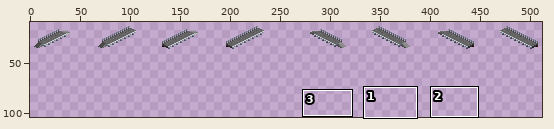
One commit to this pixel-art file: ase/request_stop.ase. Above, an overview of the earlier version with the close-up marked.
Close-up. Old version:
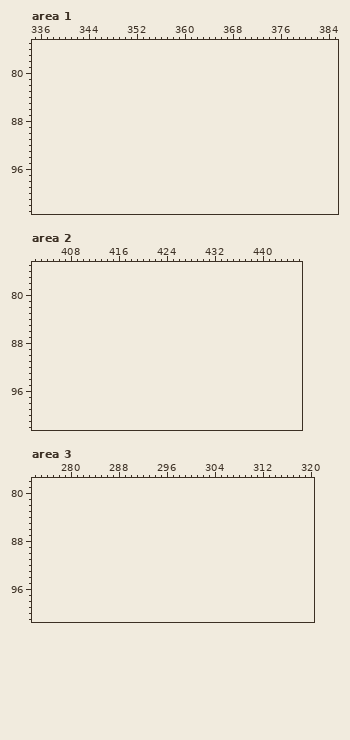
598x64 pixels, 1 frame. Shown: area 1: x 335..385, y 75..103; area 2: x 402..446, y 75..102; area 3: x 274..320, y 78..101. The old version is drawn lined up with the new one, on the new canvas. The wide view leaves out empty margins. The commit also changed other parts of the picture, which this record leaves out.
After the commit:
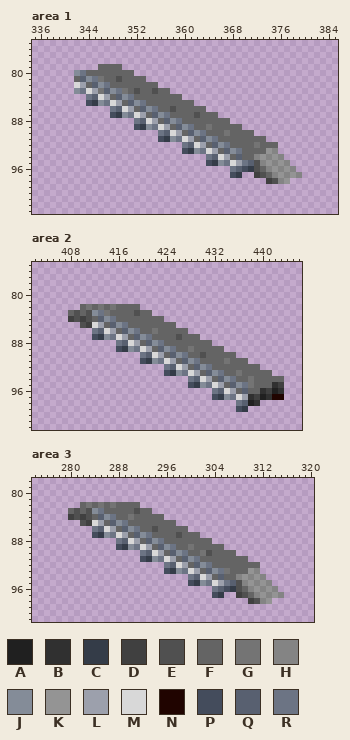
Palette (. is transparent): A #202020  B #303030  C #343c48  D #404040  E #505050  F #646464  G #747474  H #848484  J #848c98  K #949494  L #9ca0ac  M #d8d8d8  N #200400  P #444c5c  Q #586070  R #6c7484
Change:
canvas 598x64 -> 528x128 (the part of the old canvas that was cut away was empty and is not shown)
Area 1:
y 79: x 346..349 .... -> FFFF
y 80: x 342..351 .......... -> JRFFFFFFFF
y 81: x 342..353 ............ -> FQJRGFFEFFFF
y 82: x 342..355 .............. -> MLFQJRFFFFFFFF
y 83: x 342..357 ................ -> JRMLGQJRGFEFFEFF
y 84: x 344..359 ................ -> RQMLFQJRFFFFFFFF
y 85: x 344..361 .................. -> PCJRMLFQJRFFFFFFFF
y 86: x 348..363 ................ -> RQMLFQJRFFEFFFFF
y 87: x 348..365 .................. -> PCJRMLFQJRFFFFEFFF
y 88: x 352..367 ................ -> RQMLFQJRFFFFFFFF
y 89: x 352..369 .................. -> PCJRMLFQJRFFGFFFFF
y 90: x 356..371 ................ -> RQMLFQJRFFFGFFFF
y 91: x 356..373 .................. -> PCJRMLFQJRFFFFFFFF
y 92: x 360..375 ................ -> RQMLFQJRFFFFGFFF
y 93: x 360..375 ................ -> PCJRMLFQJRFFFFKH
y 94: x 364..376 ............. -> RQMLFQFFHKHKH
y 95: x 364..377 .............. -> PCJRMLRQEHKHKH
y 96: x 368..378 ........... -> RQPCEFHKHKH
y 97: x 368..369 .. -> PC; x 372..379 ........ -> DEFHKHKH
y 98: x 374..377 .... -> DEHK
Area 2:
y 82: x 410..419 .......... -> FGFGFGFFFF
y 83: x 408..421 .............. -> FEFEJRGFFFFEFF
y 84: x 408..423 ................ -> DEDEFQJRFFFFFFFF
y 85: x 410..425 ................ -> EDMLFQJRFFFFFFFF
y 86: x 412..427 ................ -> RQMLFQJRFFGFFFFF
y 87: x 412..429 .................. -> PCJRMLFQJRFFFFEFFF
y 88: x 416..431 ................ -> RQMLFQJRFFFFFFFF
y 89: x 416..433 .................. -> PCJRMLFQJRFFGFFFFF
y 90: x 420..435 ................ -> RQMLFQJRFFEFFFFF
y 91: x 420..437 .................. -> PCJRMLFQJRFFFFGFFF
y 92: x 424..439 ................ -> RQMLFQJRFFFFFFFF
y 93: x 424..441 .................. -> PCJRMLFQJRFFGFFFFF
y 94: x 428..443 ................ -> RQMLFQJRFFGFFFFF
y 95: x 428..443 ................ -> PCJRMLFQJRGFFFBD
y 96: x 432..443 ............ -> RQMLFQFFBDAB
y 97: x 432..443 ............ -> PCJRMLBDABNN
y 98: x 436..439 .... -> RQAB
y 99: x 436..437 .. -> PC
Area 3:
y 82: x 282..291 .......... -> FGFGFGFFFF
y 83: x 280..293 .............. -> FEFEJRFFFFFEFF
y 84: x 280..295 ................ -> DEDEFQJRFFGFFFFF
y 85: x 282..297 ................ -> EDMLFQJRFFFFFFFF
y 86: x 284..299 ................ -> RQMLFQJRFFEFFFFF
y 87: x 284..301 .................. -> PCJRMLFQJRFFFFEFFF
y 88: x 288..303 ................ -> RQMLFQJRFFFFFFFF
y 89: x 288..305 .................. -> PCJRMLFQJRFFGFFFFF
y 90: x 292..307 ................ -> RQMLFQJRFFGEFFFF
y 91: x 292..309 .................. -> PCJRMLFQJRFFFFFFFF
y 92: x 296..311 ................ -> RQMLFQJRFFFFFFFF
y 93: x 296..311 ................ -> PCJRMLFQJRGFFFKH
y 94: x 300..312 ............. -> RQMLFQFFHKHKH
y 95: x 300..313 .............. -> PCJRMLRQEHKHKH
y 96: x 304..314 ........... -> RQPCEFHKHKH
y 97: x 304..305 .. -> PC; x 308..315 ........ -> DEFHKHKH
y 98: x 310..313 .... -> DEHK
Changed places in both close-ups, as pixel boxes (x1, y1, x2, y2):
added: (74, 64, 302, 184)
added: (68, 304, 284, 412)
added: (68, 502, 284, 604)
